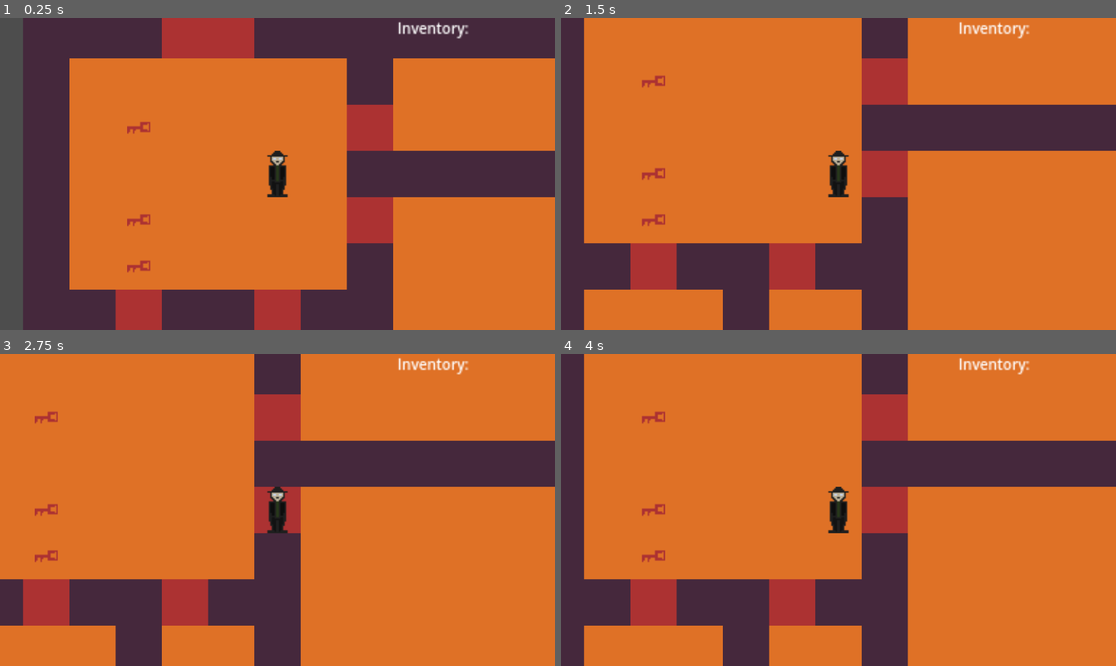
Above: before the commit, frames 1-4 (two rows, left to right).
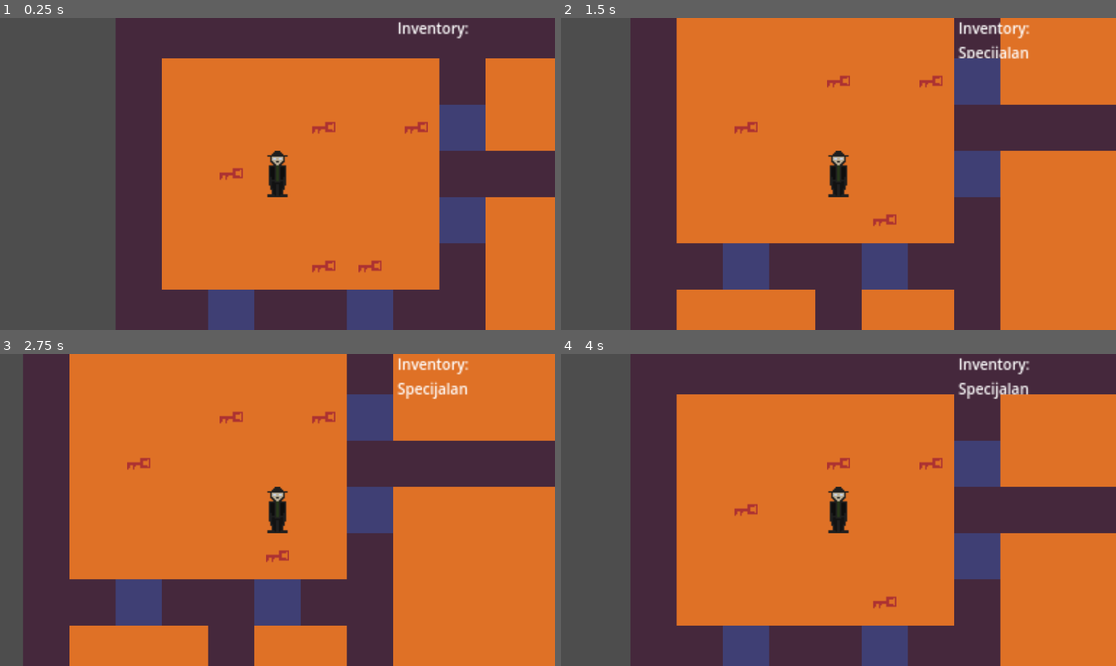
Above: after the commit, the same moments.

Repository: Akarnik0/TimeGame
Game: Godot game, scene res://Scenes/level.tscn
Two runs of this game, one before a commit and one after it. Both use one fixed random seed, a clock stepped at 60 frames per second and the inputs below.
Inputs:
- Up to frame 1 (0.25 s): no input
- Up to frame 2 (1.5 s): tap Enter at 0.5 s; hold D (right) 0.53-1.28 s; hold E (interact) 0.53-1.28 s; tap Space at 1.25 s; hold S (down) from 1.28 s (still down); tap E (interact) at 1.35 s
- Up to frame 3 (2.75 s): tap Enter at 2 s; release S (down) at 2.03 s; hold D (right) from 2.03 s (still down); hold E (interact) from 2.03 s (still down)
- Up to frame 4 (4 s): tap Space at 2.75 s; release D (right) at 2.78 s; release E (interact) at 2.78 s; hold W (up) 2.78-3.53 s; tap E (interact) at 2.85 s; tap Enter at 3.5 s; hold A (left) from 3.53 s (still down); hold E (interact) from 3.53 s (still down)

The runs differ from the first frame. In frame 1, 44% of the frame differs, in the area x 4-88%, y 0-100%; in frame 2, 44%; in frame 3, 35%; in frame 4, 63%, in the area x 0-100%, y 0-100%.

Commit message:
Nemam pojma
Vrata (Normalna,Zakljucana,Sa specijalnim uslovom, zakljucana sa specijalnim uslovom, jednosmjerna)
Takodje je dodat collision izmedju igraca i vrata.
Jednosmjerna vrata se mogu customizovat (Nisu predefinisana).

Tajmer broji: kada igrac: otvori kutiju i iskoristi specijani item.

Kljucevi vise nisu obavezni.
Specijalni item nije obavezan.
Popravio bag sa interakcijom izmedju igraca i vrata.
Popravio bag sa nedostajanjem tekstura na odredjenim stvarima.

Preparacije za globalnu lv kameru.

Zvuci ko puno al nije ima fazon samo 7 promjenjenih fajlova i vecina problema koje sam naveo iznad su problemi koje sam ja napravio dok sam pravio nesto drugo.

Diff:
--- /dev/null
+++ b/Scenes/door.tscn
@@ -0,0 +1,25 @@
+[gd_scene load_steps=5 format=3 uid="uid://143uwfw0ymrk"]
+
+[ext_resource type="Script" uid="uid://b0px0kfop1d0s" path="res://Scripts/ItemScripts/door.gd" id="1_w6aom"]
+[ext_resource type="Texture2D" uid="uid://bhk4u1r1srhrj" path="res://Assets/TileAssets/Plava.png" id="2_p0e35"]
+
+[sub_resource type="RectangleShape2D" id="RectangleShape2D_h7j2x"]
+size = Vector2(28, 28)
+
+[sub_resource type="RectangleShape2D" id="RectangleShape2D_p0e35"]
+size = Vector2(32, 32)
+
+[node name="Door" type="Area2D"]
+script = ExtResource("1_w6aom")
+sprite = ExtResource("2_p0e35")
+required_key = "Nothing"
+
+[node name="Sprite2D" type="Sprite2D" parent="."]
+
+[node name="CollisionShape2D" type="CollisionShape2D" parent="."]
+shape = SubResource("RectangleShape2D_h7j2x")
+
+[node name="StaticBody2D" type="StaticBody2D" parent="."]
+
+[node name="CollisionShape2D" type="CollisionShape2D" parent="StaticBody2D"]
+shape = SubResource("RectangleShape2D_p0e35")
--- a/Scenes/level.tscn
+++ b/Scenes/level.tscn
@@ -12,6 +12,7 @@
 [ext_resource type="PackedScene" uid="uid://ckjv184cin1d1" path="res://Scenes/Key.tscn" id="9_qxfql"]
 [ext_resource type="Texture2D" uid="uid://bmxo4e3orejf7" path="res://Assets/Item/RedKey.png" id="10_ha31o"]
 [ext_resource type="PackedScene" uid="uid://b5fhu0u18g00p" path="res://Scenes/Box.tscn" id="11_pa6b8"]
+[ext_resource type="PackedScene" uid="uid://143uwfw0ymrk" path="res://Scenes/door.tscn" id="13_pa6b8"]
 
 [sub_resource type="TileSetAtlasSource" id="TileSetAtlasSource_ha31o"]
 texture = ExtResource("1_8c0lf")
@@ -70,11 +71,11 @@
 script = ExtResource("1_754fn")
 
 [node name="Grid" type="TileMapLayer" parent="."]
-tile_map_data = PackedByteArray("AAD///7/AwAAAAAAAAAAAP7/AwAAAAAAAAD+//7/BAAAAAAAAAD9//7/BAAAAAAAAA …(5316 unchanged characters)…
+tile_map_data = PackedByteArray("AAD///7/BAAAAAAAAAAAAP7/BAAAAAAAAAD+//7/BAAAAAAAAAD9//7/BAAAAAAAAA …(5316 unchanged characters)…
 tile_set = SubResource("TileSet_0f350")
 
 [node name="Character" type="CharacterBody2D" parent="."]
-position = Vector2(16, 16)
+position = Vector2(-24, 39)
 script = ExtResource("3_81xng")
 
 [node name="Sprite2D" type="Sprite2D" parent="Character"]
@@ -83,10 +84,10 @@
 [node name="CollisionShape2D" type="CollisionShape2D" parent="Character"]
 shape = SubResource("RectangleShape2D_754fn")
 
-[node name="Camera2D" type="Camera2D" parent="Character"]
+[node name="gameplay_camera" type="Camera2D" parent="Character"]
 zoom = Vector2(3, 3)
 
-[node name="GuiControl" type="Control" parent="Character/Camera2D"]
+[node name="GuiControl" type="Control" parent="Character/gameplay_camera"]
 layout_mode = 3
 anchors_preset = 0
 offset_left = 83.0
@@ -95,7 +96,7 @@
 offset_bottom = -68.0
 script = ExtResource("9_ha31o")
 
-[node name="InventoryItems" type="Label" parent="Character/Camera2D/GuiControl"]
+[node name="InventoryItems" type="Label" parent="Character/gameplay_camera/GuiControl"]
 layout_mode = 0
 offset_right = 40.0
 offset_bottom = 23.0
@@ -124,17 +125,82 @@
 position = Vector2(0, -32)
 shape = SubResource("RectangleShape2D_crh0w")
 
+[node name="Door" parent="." instance=ExtResource("13_pa6b8")]
+position = Vector2(112, 16)
+required_key = "RedKey"
+special_item = "Specijalan"
+
+[node name="Door2" parent="." instance=ExtResource("13_pa6b8")]
+position = Vector2(432, 400)
+required_key = ""
+
+[node name="Door3" parent="." instance=ExtResource("13_pa6b8")]
+position = Vector2(432, 240)
+required_key = ""
+
+[node name="Door4" parent="." instance=ExtResource("13_pa6b8")]
+position = Vector2(336, 304)
+required_key = "Nokey"
+
+[node name="Door5" parent="." instance=ExtResource("13_pa6b8")]
+position = Vector2(112, 464)
+required_key = ""
+
+[node name="Door6" parent="." instance=ExtResource("13_pa6b8")]
+position = Vector2(240, 400)
+required_key = "BrownKey"
+onesideddoor = true
+accessible_side = "bottom"
+
+[node name="Door7" parent="." instance=ExtResource("13_pa6b8")]
+position = Vector2(112, 272)
+required_key = ""
+
+[node name="Door8" parent="." instance=ExtResource("13_pa6b8")]
+position = Vector2(16, 240)
+required_key = ""
+
+[node name="Door9" parent="." instance=ExtResource("13_pa6b8")]
+position = Vector2(336, 144)
+required_key = ""
+
+[node name="Door10" parent="." instance=ExtResource("13_pa6b8")]
+position = Vector2(112, 80)
+required_key = ""
+
+[node name="Door11" parent="." instance=ExtResource("13_pa6b8")]
+position = Vector2(48, 144)
+required_key = ""
+onesideddoor = true
+accessible_side = "bottom"
+
+[node name="Door12" parent="." instance=ExtResource("13_pa6b8")]
+position = Vector2(-48, 144)
+required_key = ""
+
+[node name="Box" parent="." instance=ExtResource("11_pa6b8")]
+z_index = 1
+position = Vector2(-78, 30)
+required_key = "RedKey"
+special_item = "Specijalan"
+sprite = ExtResource("10_ha31o")
+
 [node name="Key" parent="." instance=ExtResource("9_qxfql")]
-position = Vector2(-66, 51)
-item_name = "Red"
-sprite_texture = ExtResource("10_ha31o")
-
-[node name="Box" parent="." instance=ExtResource("11_pa6b8")]
-position = Vector2(-67, 8)
-required_key = "Red"
-sprite = ExtResource("10_ha31o")
-
-[node name="Box2" parent="." instance=ExtResource("11_pa6b8")]
-position = Vector2(-68, 93)
-required_key = "green"
-sprite = ExtResource("10_ha31o")
+position = Vector2(46, 83)
+item_name = "RedKey"
+sprite_texture = ExtResource("10_ha31o")
+
+[node name="Key2" parent="." instance=ExtResource("9_qxfql")]
+position = Vector2(-4, -14)
+item_name = "RedKey"
+sprite_texture = ExtResource("10_ha31o")
+
+[node name="Key3" parent="." instance=ExtResource("9_qxfql")]
+position = Vector2(53, -14)
+item_name = "Specijalan"
+sprite_texture = ExtResource("10_ha31o")
+
+[node name="Key4" parent="." instance=ExtResource("9_qxfql")]
+position = Vector2(-6, 82)
+item_name = "Specijalan"
+sprite_texture = ExtResource("10_ha31o")
--- a/Scripts/CharacterScripts/CharacterMovement.gd
+++ b/Scripts/CharacterScripts/CharacterMovement.gd
@@ -110,3 +110,8 @@
 func _on_InteractArea_area_exited(area):
 	if interactables.has(area):
 		interactables.erase(area)
+
+func remove_item(item_name: String):
+	if item_name in inventory:
+		inventory.erase(item_name)
+		print("Removed item: ", item_name)
--- a/Scripts/ItemScripts/box.gd
+++ b/Scripts/ItemScripts/box.gd
@@ -1,6 +1,7 @@
 extends Area2D
 
 @export var required_key: String
+@export var special_item: String
 @export var reward_item: String = "gear"
 @export var sprite: Texture
 var opened = false
@@ -10,23 +11,32 @@
 	position = position.snapped(Vector2.ONE * tile_size) + Vector2.ONE * tile_size / 2
 
 func _ready():
+	SnapBoxToGrid()
 	$Sprite2D.texture = sprite
-	connect("body_entered", Callable(self, "_on_body_entered"))
-
-	SnapBoxToGrid()
 
 func activate(player):
 	if opened:
 		return
 
-	if player.has_method("has_item") and player.has_item(required_key):
-		opened = true
+	if required_key != "" and !player.has_item(required_key):
+		print("Box is locked. Missing key: ", required_key)
+		return
 
-		if player.has_method("add_item"):
-			player.add_item(reward_item)
-			GlobalLevel.Turns += 1
-			print(GlobalLevel.Turns)
-		queue_free()
+	if special_item != "" and !player.has_item(special_item):
+		print("Box needs a special item: ", special_item)
+		return
 
-	else:
-		print("Box is locked. Requires: ", required_key)
+	opened = true
+
+	if required_key != "":
+		GlobalLevel.Turns += 1
+		player.remove_item(required_key)
+	if special_item != "":
+		GlobalLevel.Turns += 1
+		player.remove_item(special_item)
+
+	if player.has_method("add_item"):
+		player.add_item(reward_item)
+		print("Turns: ", GlobalLevel.Turns)
+
+	queue_free()
--- /dev/null
+++ b/Scripts/ItemScripts/door.gd
@@ -0,0 +1,58 @@
+extends Area2D
+
+@export var sprite: Texture
+@export var required_key: String = ""
+@export var special_item: String = ""
+@export var onesideddoor: bool = false
+@export var accessible_side: String = ""
+var opened = false
+
+func _ready():
+	$Sprite2D.texture = sprite
+
+func activate(player):
+	if opened:
+		return
+
+	if onesideddoor and !is_approaching_from_correct_side(player):
+		print("You cannot open this door from this side!")
+		return
+
+	if required_key != "" and !player.has_item(required_key):
+		print("Door is locked. Missing key: ", required_key)
+		return
+
+	if special_item != "" and !player.has_item(special_item):
+		print("Door needs a special item: ", special_item)
+		return
+
+	opened = true
+
+	if required_key != "":
+		player.remove_item(required_key)
+	if special_item != "":
+		player.remove_item(special_item)
+
+	var used_items = []
+	if required_key != "":
+		used_items.append(required_key)
+	if special_item != "":
+		used_items.append(special_item)
+		GlobalLevel.Turns += 1
+	print("Turns: ", GlobalLevel.Turns)
+
+	queue_free()
+
+func is_approaching_from_correct_side(player) -> bool:
+	var door_position = position
+	var player_position = player.position
+
+	if accessible_side == "right" and player_position.x > door_position.x:
+		return true
+	elif accessible_side == "left" and player_position.x < door_position.x:
+		return true
+	elif accessible_side == "top" and player_position.y < door_position.y:
+		return true
+	elif accessible_side == "bottom" and player_position.y > door_position.y:
+		return true
+	return false
--- a/project.godot
+++ b/project.godot
@@ -46,3 +46,8 @@
 "events": [Object(InputEventKey,"resource_local_to_scene":false,"resource_name":"","device":-1,"window_id":0,"alt_press …(192 unchanged characters)…
 ]
 }
+show_map={
+"deadzone": 0.2,
+"events": [Object(InputEventKey,"resource_local_to_scene":false,"resource_name":"","device":-1,"window_id":0,"alt_pressed":false,"shift_pressed":false,"ctrl_pressed":false,"meta_pressed":false,"pressed":false,"keycode":0,"physical_keycode":32,"key_label":0,"unicode":32,"location":0,"echo":false,"script":null)
+]
+}
Not shown: 1 places in Scenes/level.tscn that only renumber resources
Not shown, added: Scripts/ItemScripts/door.gd.uid
